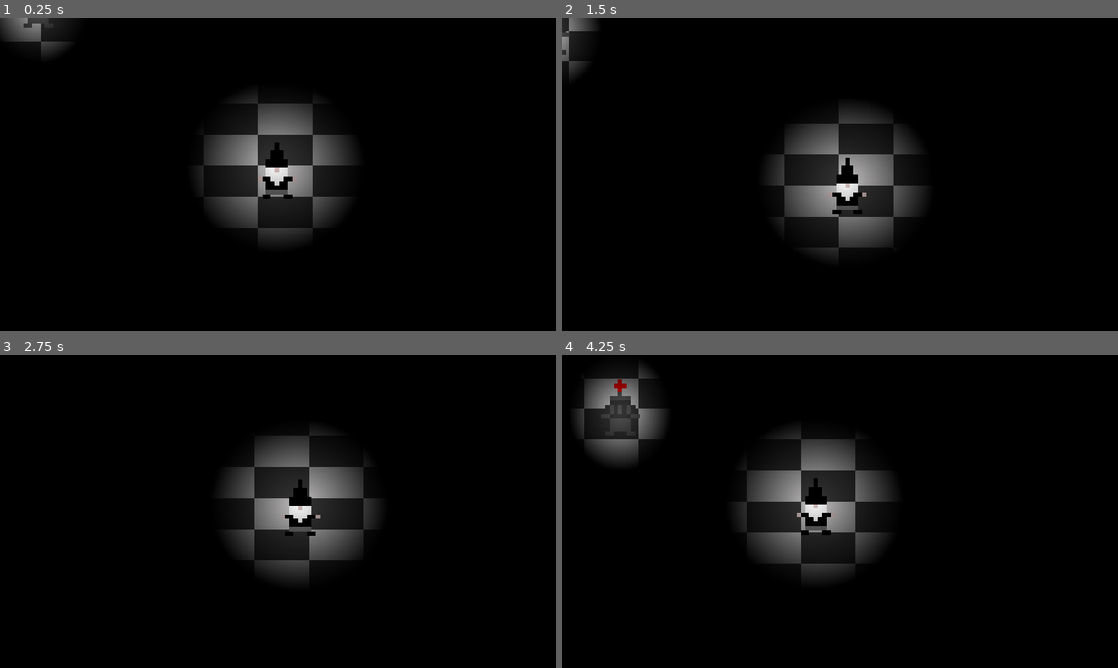
Above: before the commit, frames 1-4 (two rows, left to right).
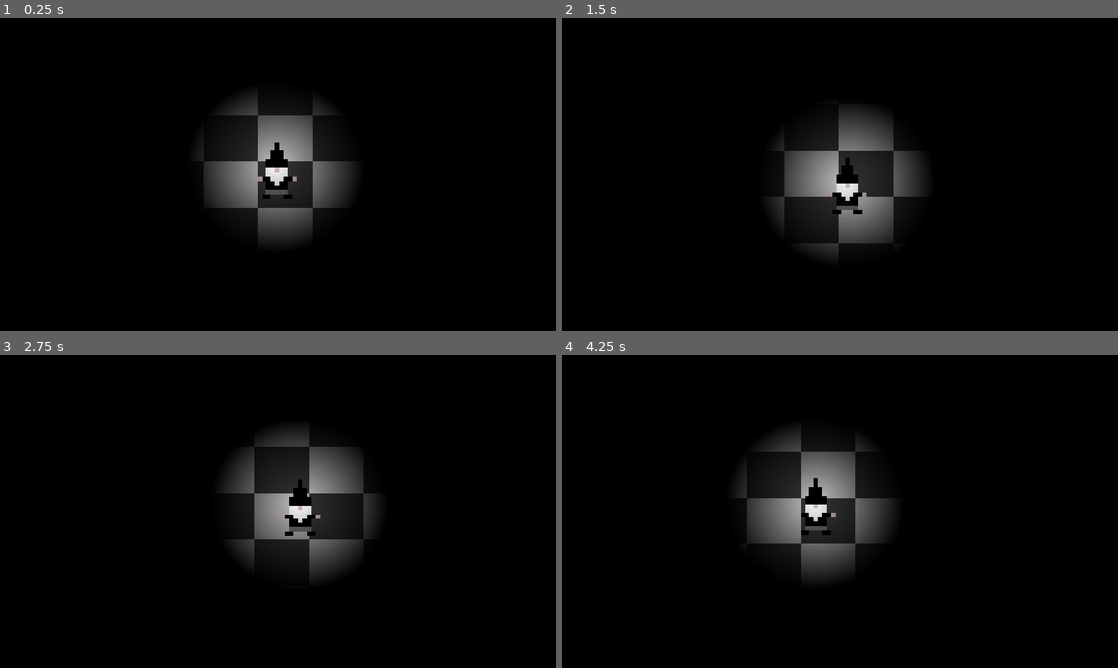
Above: after the commit, the same moments.

Repository: Mian-code/gnomegame
Game: Godot game, scene res://Scenes/game.tscn
Two runs of this game, one before a commit and one after it. Both use one fixed random seed, a clock stepped at 60 frames per second and the inputs below.
Inputs:
- Up to frame 1 (0.25 s): no input
- Up to frame 2 (1.5 s): hold Right (ui_right) 0.53-1.28 s; hold Down (ui_down) from 1.28 s (still down)
- Up to frame 3 (2.75 s): release Down (ui_down) at 2.03 s; hold Right (ui_right) from 2.03 s (still down)
- Up to frame 4 (4.25 s): release Right (ui_right) at 2.78 s; hold Up (ui_up) 2.78-3.53 s; hold Left (ui_left) from 3.53 s (still down)

The runs differ from the first frame. In frame 1, 6.8% of the frame differs, in the area x 0-63%, y 0-68%; in frame 2, 6.3%; in frame 3, 3.0%; in frame 4, 9.1%, in the area x 2-59%, y 3-67%.

Commit message:
more guards!!

Diff:
--- a/Scenes/game.tscn
+++ b/Scenes/game.tscn
@@ -1,11 +1,14 @@
-[gd_scene load_steps=10 format=3 uid="uid://maaasdqitjb3"]
+[gd_scene load_steps=13 format=3 uid="uid://maaasdqitjb3"]
 
 [ext_resource type="Script" uid="uid://tpn14hsk3k8d" path="res://Scenes/game.gd" id="1_3dryh"]
 [ext_resource type="PackedScene" uid="uid://d1b3cog4c8em2" path="res://Scenes/player.tscn" id="2_qxrlw"]
 [ext_resource type="PackedScene" uid="uid://dtfcdv5ee68g8" path="res://Scenes/goal.tscn" id="2_wowpa"]
 [ext_resource type="Texture2D" uid="uid://bh5y4lf3qg6p8" path="res://Sprites/New Piskel (3).png" id="3_i6g32"]
 [ext_resource type="PackedScene" uid="uid://phmfg5bq341n" path="res://Scenes/guard.tscn" id="3_wrm1d"]
+[ext_resource type="PackedScene" uid="uid://bo38l4mb8dyr2" path="res://Scenes/guard1.tscn" id="4_1l0tm"]
 [ext_resource type="Script" uid="uid://ler280vjc5ax" path="res://Scenes/win_ui.gd" id="6_i6g32"]
+[ext_resource type="PackedScene" uid="uid://dbnqwlsxyr3v3" path="res://Scenes/guard2.tscn" id="8_v158k"]
+[ext_resource type="PackedScene" uid="uid://c45eu1te4poq3" path="res://Scenes/guard3.tscn" id="9_h4fw4"]
 
 [sub_resource type="CapsuleShape2D" id="CapsuleShape2D_wrm1d"]
 radius = 8.683029
@@ -31,7 +34,7 @@
 offset_bottom = 3524.378
 scale = Vector2(0.6520075, 0.5537676)
 texture = ExtResource("3_i6g32")
-expand_mode = 2
+expand_mode = 4
 flip_h = true
 
 [node name="Player" parent="." instance=ExtResource("2_qxrlw")]
@@ -48,7 +51,7 @@
 rotation_smoothing_enabled = true
 
 [node name="Guard" parent="." instance=ExtResource("3_wrm1d")]
-position = Vector2(-144, -114)
+position = Vector2(-909, -365)
 
 [node name="CollisionShape2D3" type="CollisionShape2D" parent="Guard"]
 position = Vector2(245, 203)
@@ -119,3 +122,12 @@
 grow_horizontal = 2
 grow_vertical = 0
 text = "RESTART"
+
+[node name="Guard1" parent="." instance=ExtResource("4_1l0tm")]
+position = Vector2(1683, 294)
+
+[node name="Guard2" parent="." instance=ExtResource("8_v158k")]
+position = Vector2(-769, 1345)
+
+[node name="Guard3" parent="." instance=ExtResource("9_h4fw4")]
+position = Vector2(1590, 1984)
--- /dev/null
+++ b/Scenes/guard1.tscn
@@ -0,0 +1,40 @@
+[gd_scene load_steps=4 format=3 uid="uid://bo38l4mb8dyr2"]
+
+[ext_resource type="Script" uid="uid://c48j53beycn1a" path="res://Scripts/guard.gd" id="1_w6gfn"]
+[ext_resource type="Texture2D" uid="uid://1gdl8mjl77ap" path="res://Sprites/New Piskel (5).png" id="2_llv3y"]
+
+[sub_resource type="CircleShape2D" id="CircleShape2D_cnet1"]
+radius = 40.897644
+
+[node name="Guard" type="CharacterBody2D"]
+script = ExtResource("1_w6gfn")
+patrol_parent_path = NodePath("patrols")
+
+[node name="Sprite2D" type="Sprite2D" parent="."]
+texture_filter = 1
+position = Vector2(231.99998, 226.99998)
+scale = Vector2(10, 10)
+texture = ExtResource("2_llv3y")
+
+[node name="Vision" type="Area2D" parent="."]
+collision_layer = 2
+
+[node name="CollisionShape2D" type="CollisionShape2D" parent="Vision"]
+position = Vector2(239, 217.00002)
+scale = Vector2(-3.1072583, -3.4556115)
+shape = SubResource("CircleShape2D_cnet1")
+debug_color = Color(0.6132583, 0.53798383, 3.85046e-07, 0.41960785)
+
+[node name="patrols" type="Node2D" parent="."]
+
+[node name="patrol1" type="Marker2D" parent="patrols"]
+position = Vector2(191, 177)
+
+[node name="patrol2" type="Marker2D" parent="patrols"]
+position = Vector2(505, 189)
+
+[node name="patrol3" type="Marker2D" parent="patrols"]
+position = Vector2(840, 173)
+
+[connection signal="body_entered" from="Vision" to="." method="_on_area_2d_body_entered"]
+[connection signal="body_exited" from="Vision" to="." method="_on_vision_body_exited"]
--- /dev/null
+++ b/Scenes/guard2.tscn
@@ -0,0 +1,40 @@
+[gd_scene load_steps=4 format=3 uid="uid://dbnqwlsxyr3v3"]
+
+[ext_resource type="Script" uid="uid://c48j53beycn1a" path="res://Scripts/guard.gd" id="1_vceso"]
+[ext_resource type="Texture2D" uid="uid://1gdl8mjl77ap" path="res://Sprites/New Piskel (5).png" id="2_2md31"]
+
+[sub_resource type="CircleShape2D" id="CircleShape2D_cnet1"]
+radius = 40.897644
+
+[node name="Guard" type="CharacterBody2D"]
+script = ExtResource("1_vceso")
+patrol_parent_path = NodePath("patrols")
+
+[node name="Sprite2D" type="Sprite2D" parent="."]
+texture_filter = 1
+position = Vector2(231.99998, 226.99998)
+scale = Vector2(10, 10)
+texture = ExtResource("2_2md31")
+
+[node name="Vision" type="Area2D" parent="."]
+collision_layer = 2
+
+[node name="CollisionShape2D" type="CollisionShape2D" parent="Vision"]
+position = Vector2(239, 217.00002)
+scale = Vector2(-3.1072583, -3.4556115)
+shape = SubResource("CircleShape2D_cnet1")
+debug_color = Color(0.6132583, 0.53798383, 3.85046e-07, 0.41960785)
+
+[node name="patrols" type="Node2D" parent="."]
+
+[node name="patrol1" type="Marker2D" parent="patrols"]
+position = Vector2(191, 177)
+
+[node name="patrol2" type="Marker2D" parent="patrols"]
+position = Vector2(505, 189)
+
+[node name="patrol3" type="Marker2D" parent="patrols"]
+position = Vector2(840, 173)
+
+[connection signal="body_entered" from="Vision" to="." method="_on_area_2d_body_entered"]
+[connection signal="body_exited" from="Vision" to="." method="_on_vision_body_exited"]
--- /dev/null
+++ b/Scenes/guard3.tscn
@@ -0,0 +1,40 @@
+[gd_scene load_steps=4 format=3 uid="uid://c45eu1te4poq3"]
+
+[ext_resource type="Script" uid="uid://c48j53beycn1a" path="res://Scripts/guard.gd" id="1_hpdr6"]
+[ext_resource type="Texture2D" uid="uid://1gdl8mjl77ap" path="res://Sprites/New Piskel (5).png" id="2_7disx"]
+
+[sub_resource type="CircleShape2D" id="CircleShape2D_cnet1"]
+radius = 40.897644
+
+[node name="Guard" type="CharacterBody2D"]
+script = ExtResource("1_hpdr6")
+patrol_parent_path = NodePath("patrols")
+
+[node name="Sprite2D" type="Sprite2D" parent="."]
+texture_filter = 1
+position = Vector2(231.99998, 226.99998)
+scale = Vector2(10, 10)
+texture = ExtResource("2_7disx")
+
+[node name="Vision" type="Area2D" parent="."]
+collision_layer = 2
+
+[node name="CollisionShape2D" type="CollisionShape2D" parent="Vision"]
+position = Vector2(239, 217.00002)
+scale = Vector2(-3.1072583, -3.4556115)
+shape = SubResource("CircleShape2D_cnet1")
+debug_color = Color(0.6132583, 0.53798383, 3.85046e-07, 0.41960785)
+
+[node name="patrols" type="Node2D" parent="."]
+
+[node name="patrol1" type="Marker2D" parent="patrols"]
+position = Vector2(191, 177)
+
+[node name="patrol2" type="Marker2D" parent="patrols"]
+position = Vector2(505, 189)
+
+[node name="patrol3" type="Marker2D" parent="patrols"]
+position = Vector2(840, 173)
+
+[connection signal="body_entered" from="Vision" to="." method="_on_area_2d_body_entered"]
+[connection signal="body_exited" from="Vision" to="." method="_on_vision_body_exited"]
Binary file added: Sprites/unnamed.png
Not shown, added: Sprites/unnamed.png.import
Not shown, changed: index.html
Not shown, changed: index.pck
